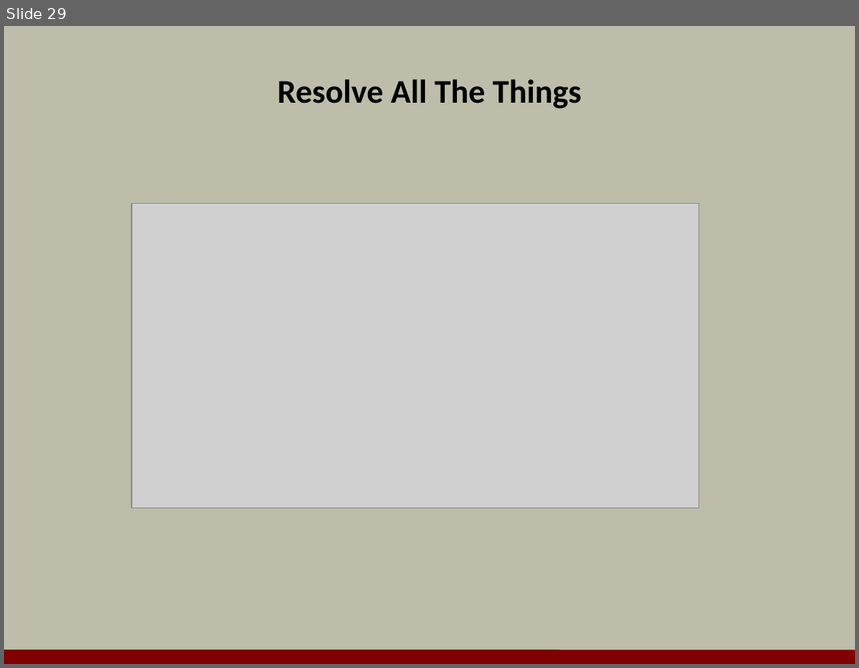
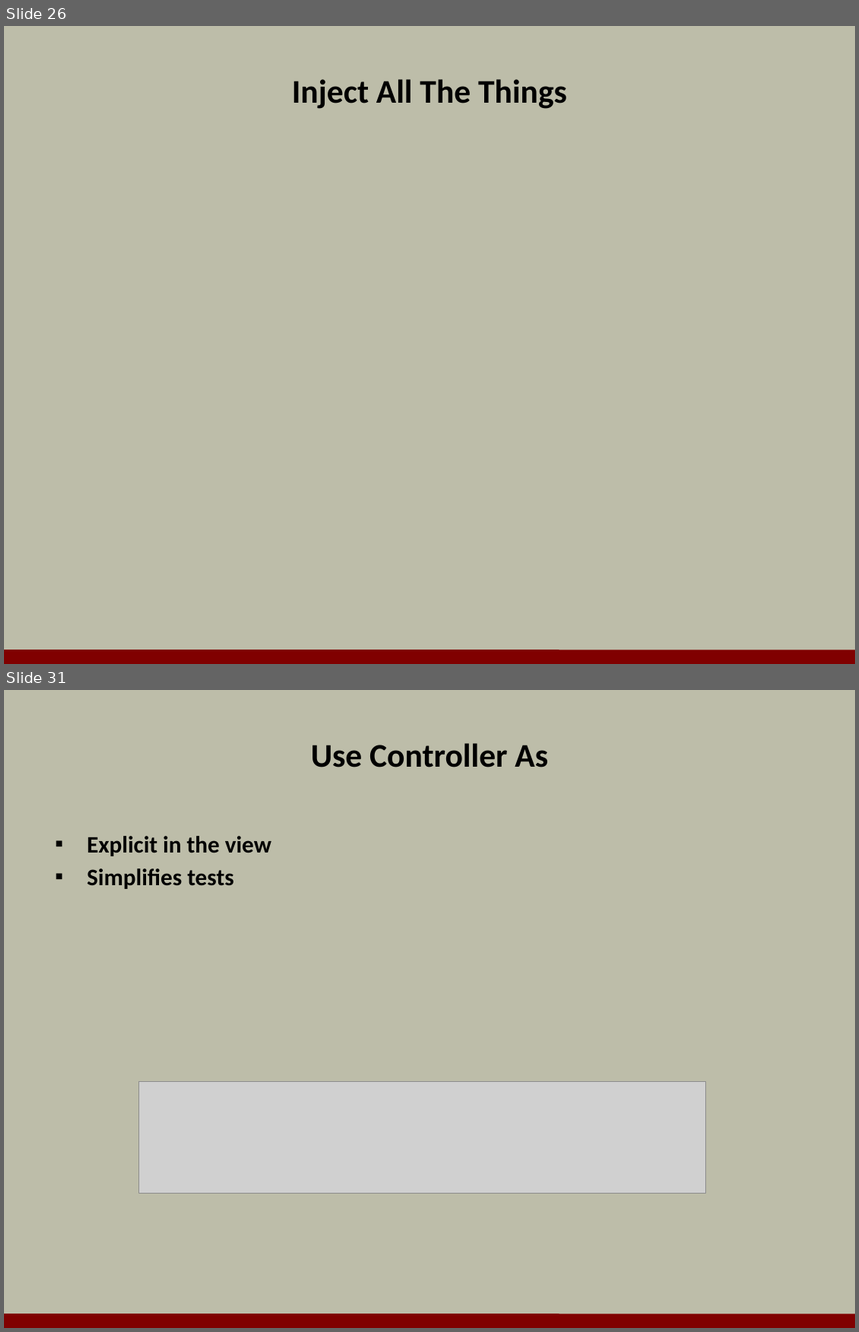
Before and after one commit to OdeToCode/classes, a slide deck: angularjs/slides/09_pratices.pptx. Shown one above the other, each under a label of ours: slide 29 before the commit, slides 26 and 31 after it; the slides between them are not shown. The pictures are 859x668 and 859x1332 pixels, drawn with LibreOffice and Linux fonts; fonts in the diff are those of the drawing; grey boxes stand for pictures; background and template pictures are left out. Boxes give left, top, right and bottom in pixels: in the first picture for what was removed or moved away, otherwise in the second. Text is boxed around its words. In the diff, an @@ line names an element or a change of style, - is before the commit and + after.

```diff
--- a/angularjs/slides/09_pratices.pptx
+++ b/angularjs/slides/09_pratices.pptx
@@ slide 31 added at [4,690,855,1328], background #BDBDA9; not listed: 1 template element that a slide beside it also shows @@
@@ title added at [311,743,548,768], 28 pt, text #000000, bold @@
+Use Controller As
@@ text added at [87,836,272,889], 20 pt, text #000000, bold @@
+▪ Explicit in the view
+▪ Simplifies tests
@@ picture added at [139,1081,706,1193] @@
@@ what was slide 29 is now slide 26 @@
@@ slide 26 changed as well @@
@@ title at [292,79,567,109]: text changed @@
-Resolve All The Things
+Inject All The Things
@@ picture removed at [132,203,699,508] @@
```
Also in this commit, not shown: 2 other slides changed, 47 other slides added, 27 slides removed.
